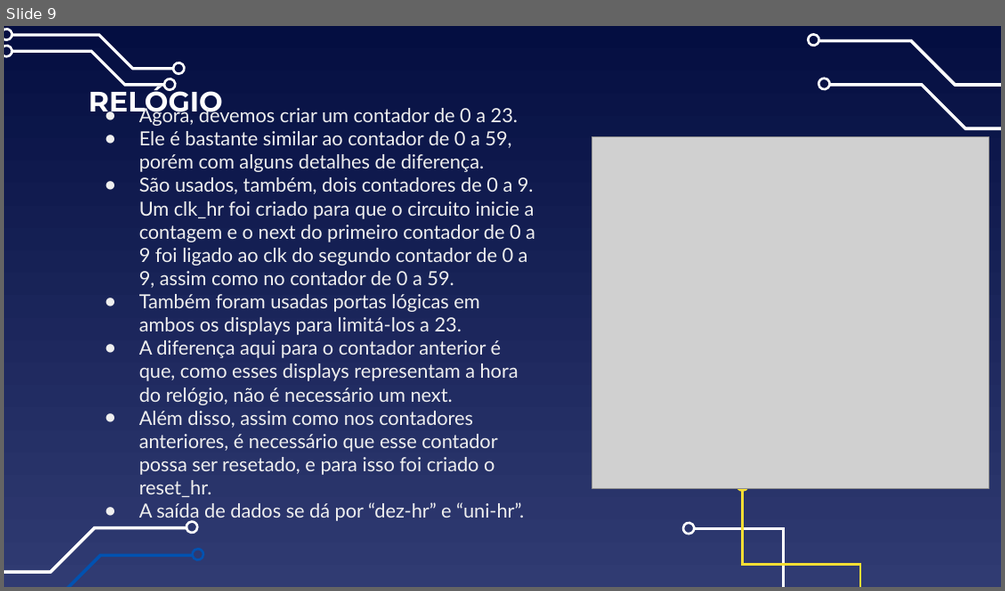
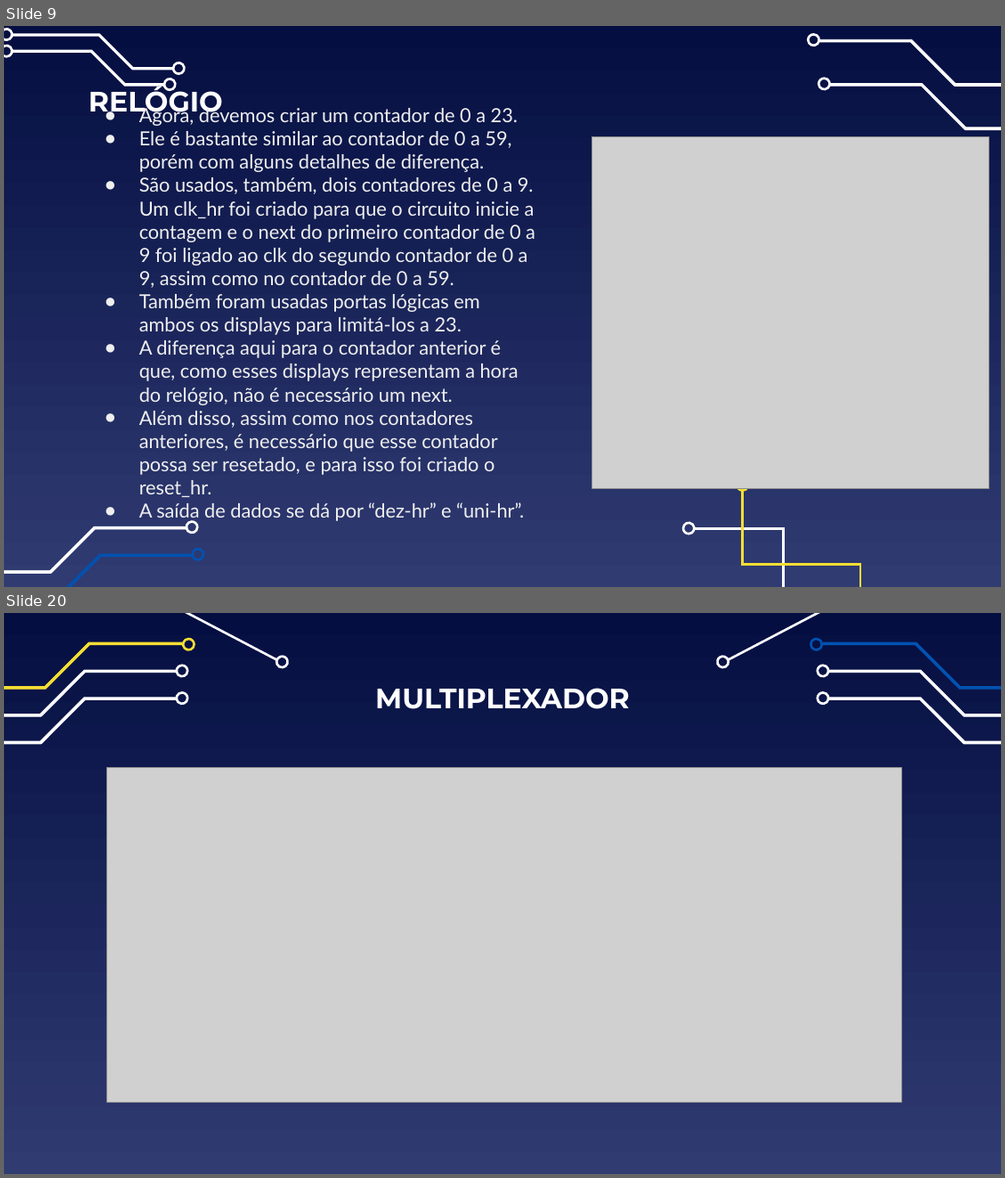
Before and after one commit to IgorTorquatto/Circuitos_Digitais, a slide deck: Trabalho_2_Circuitos_Digitais/TRABALHO.pptx. Shown one above the other, each under a label of ours: slide 9 before the commit, slides 9 and 20 after it; the slides between them are not shown. The pictures are 1005x591 and 1005x1178 pixels, drawn with LibreOffice and Linux fonts; fonts in the diff are those of the drawing; grey boxes stand for pictures. Boxes give left, top, right and bottom in pixels: in the first picture for what was removed or moved away, otherwise in the second. Text is boxed around its words. In the diff, an @@ line names an element or a change of style, - is before the commit and + after.

```diff
--- a/Trabalho_2_Circuitos_Digitais/TRABALHO.pptx
+++ b/Trabalho_2_Circuitos_Digitais/TRABALHO.pptx
@@ slide 20 added at (4,613,1001,1174), background gradient #040E41 to #303B72 @@
@@ group added at (4,613,289,744): 8 freeform shapes @@
@@ group added at (716,613,1001,744): 8 freeform shapes @@
@@ title added at (375,688,630,709), 27 pt, text #FFFFFF, bold @@
+MULTIPLEXADOR
@@ picture added at (107,767,901,1102) @@
```
Also in this commit, not shown: 10 other slides added, 10 other files.
